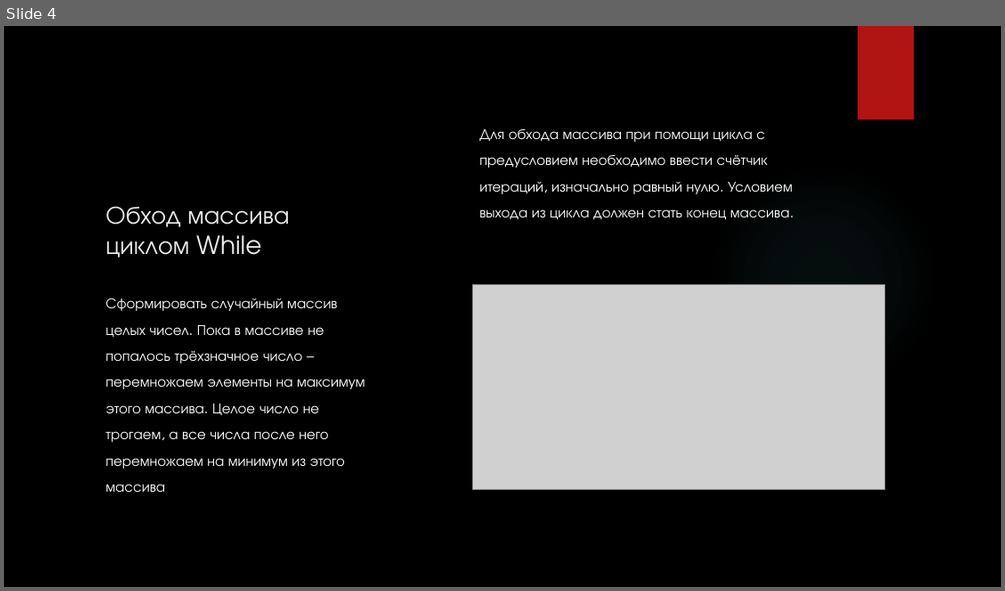
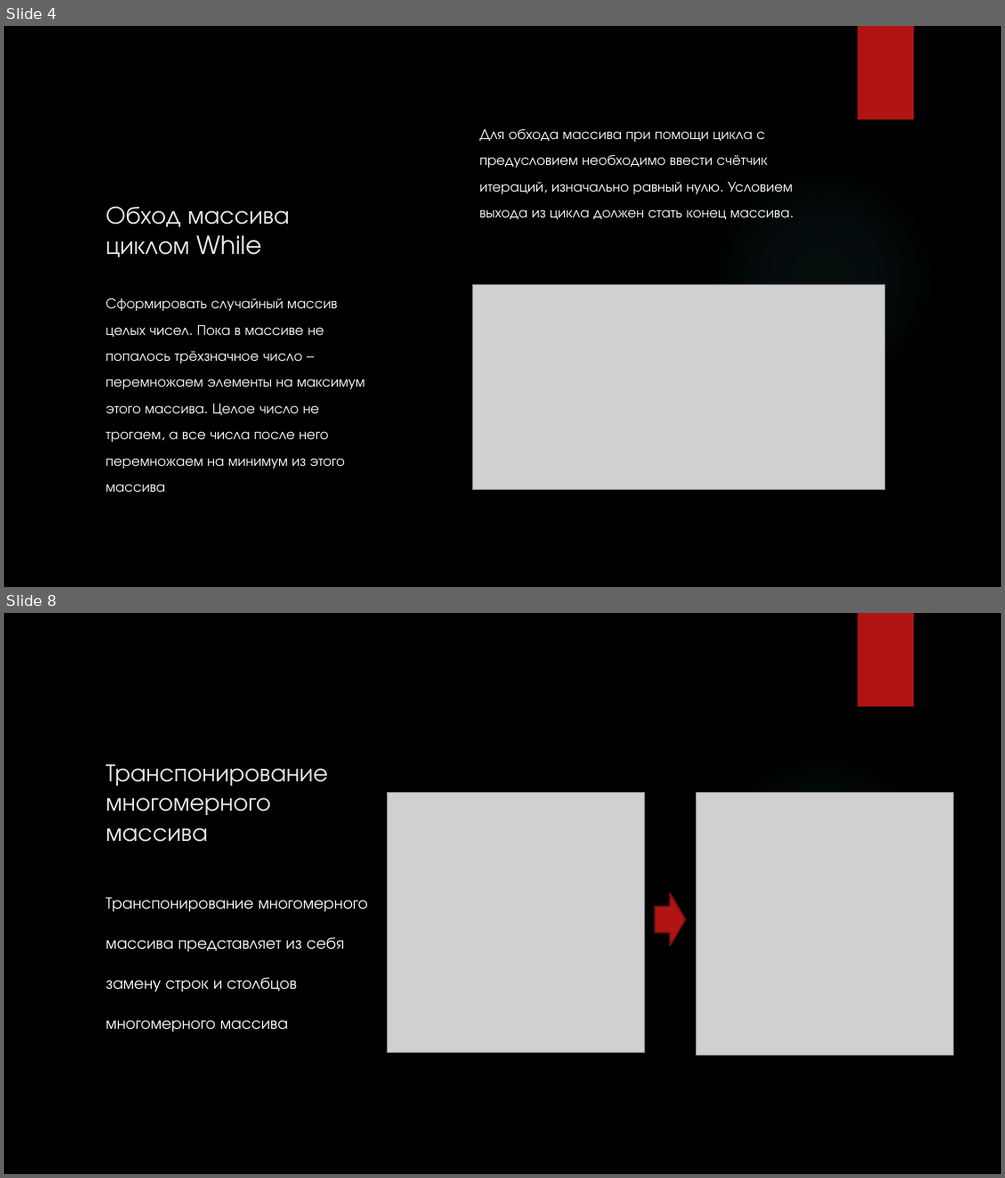
Before and after one commit to Andrew3100/pythonSOSH, a slide deck: массивы.pptx. Shown one above the other, each under a label of ours: slide 4 before the commit, slides 4 and 8 after it; the slides between them are not shown. The pictures are 1005x591 and 1005x1178 pixels, drawn with LibreOffice and Linux fonts; fonts in the diff are those of the drawing; grey boxes stand for pictures; background and template pictures are left out. Boxes give left, top, right and bottom in pixels: in the first picture for what was removed or moved away, otherwise in the second. Text is boxed around its words. In the diff, an @@ line names an element or a change of style, - is before the commit and + after.

```diff
--- a/массивы.pptx
+++ b/массивы.pptx
@@ slide 8 added at (4, 613, 1001, 1174), background picture (left out); not listed: 2 template elements that a slide beside it also shows @@
@@ title added at (105, 764, 327, 842), 24 pt, text #EBEBEB @@
+Транспонирование многомерного массива
@@ picture added at (387, 793, 644, 1052) @@
@@ picture added at (696, 793, 953, 1055) @@
@@ text added at (105, 897, 368, 1032), 16 pt, text #FFFFFF @@
+Транспонирование многомерного массива представляет из себя замену строк и столбцов многомерного массива
@@ right arrow added at (655, 893, 686, 945), fill #B01513, outline #82100E 1.5 pt @@
```
Also in this commit, not shown: 3 slides changed, 4 other slides added, 10 other files.
